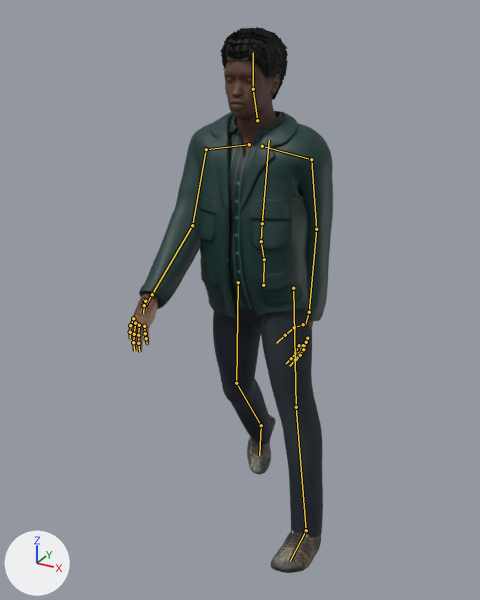
Renders of the glTF model public/models/characters/protagonist.glb from each side of a commit.
One viewpoint serves both versions: a 50 mm lens placed at (0.968, -1.941, 1.873), pointed at (-0.094, -0.01, 0.908). Every picture has the same lights, and +X, +Y and +Z are marked at lower left. The first picture is the older version. Both versions are drawn at frame 13 of the action 'sprint'; the numbers are the values there. The bones that change, and the others that lie on the model, are drawn over the model as lines.

The first picture shows 'CharcoalJeansMesh', 'HairShoesMesh', 'SkinEyesMesh', 'TealTechnicalJacketMesh'.
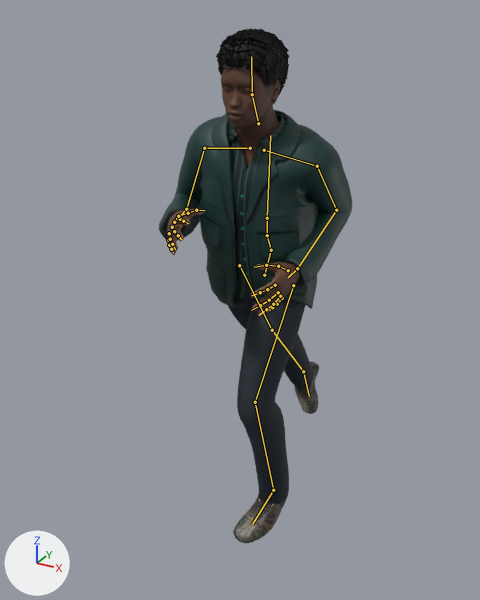
Location of each change, (x1, y1, x2, y2) in pixels of the pictures (480 x 600 px):
'TealTechnicalJacketMesh', posed: before (139, 111, 333, 321); after (159, 110, 352, 309)
'CharcoalJeansMesh', posed: before (213, 308, 323, 537); after (228, 297, 313, 504)
'SkinEyesMesh', posed: before (128, 60, 313, 353); after (167, 68, 300, 317)
'HairShoesMesh', posed: before (220, 27, 321, 573); after (216, 28, 319, 543)
bone 'Hips', root to tip: before (263, 285) to (264, 259); after (264, 275) to (271, 250)
bone 'Spine', root to tip: before (264, 259) to (261, 241); after (271, 250) to (267, 235)
bone 'Chest', root to tip: before (261, 241) to (262, 223); after (267, 235) to (267, 218)
bone 'UpperArm_L', root to tip: before (311, 159) to (316, 229); after (317, 166) to (336, 210)
bone 'LowerArm_L', root to tip: before (316, 229) to (309, 312); after (336, 210) to (297, 268)
bone 'UpperArm_R', root to tip: before (206, 149) to (192, 225); after (204, 148) to (186, 209)
bone 'LowerArm_R', root to tip: before (192, 225) to (152, 294); after (186, 209) to (174, 222)
bone 'Head', root to tip: before (253, 89) to (253, 52); after (252, 94) to (251, 56)
bone 'UpperLeg_L', root to tip: before (293, 288) to (296, 407); after (293, 285) to (255, 402)
bone 'LowerLeg_L', root to tip: before (296, 407) to (306, 530); after (255, 402) to (273, 490)
bone 'Foot_L', root to tip: before (306, 530) to (290, 561); after (273, 490) to (252, 524)
bone 'UpperLeg_R', root to tip: before (238, 282) to (236, 383); after (239, 265) to (272, 330)
bone 'LowerLeg_R', root to tip: before (236, 383) to (261, 425); after (272, 330) to (303, 371)
bone 'Foot_R', root to tip: before (261, 425) to (259, 455); after (303, 371) to (309, 396)

The edits, one by one:
Bone 'Hips' (bone_hips) moves from (0.0, 0.0, 0.0) to (0.003, 0.036, 0.013).
Bone 'Hips' (bone_hips) turns from (10, -2, 5) to (7, 1, -9) degrees about its own x, y and z.
Bone 'Spine' (bone_spine) turns from (-5, 0, -2) to (13, 5, 8) degrees about its own x, y and z.
Bone 'Chest' (bone_chest) turns from (-6, 0, -3) to (-7, 2, -5) degrees about its own x, y and z.
Bone 'UpperArm_L' (bone_upperarm_l) turns from (-19, 0, -41) to (-34, 10, -41) degrees about its own x, y and z.
Bone 'LowerArm_L' (bone_lowerarm_l) turns from (-16, 0, 0) to (62, -2, 4) degrees about its own x, y and z.
Bone 'UpperArm_R' (bone_upperarm_r) turns from (19, 0, 41) to (-1, -19, 20) degrees about its own x, y and z.
Bone 'LowerArm_R' (bone_lowerarm_r) turns from (-16, 0, 0) to (72, 3, -4) degrees about its own x, y and z.
Bone 'Head' (bone_head) turns from (1, 0, 1) to (-7, -1, 2) degrees about its own x, y and z.
Bone 'UpperLeg_L' (bone_upperleg_l) turns from (-19, 0, 10) to (-36, -2, 20) degrees about its own x, y and z.
Bone 'LowerLeg_L' (bone_lowerleg_l) turns from (-2, 0, 0) to (44, 3, -7) degrees about its own x, y and z.
Bone 'Foot_L' (bone_foot_l) turns from (-8, 0, 1) to (8, -5, 21) degrees about its own x, y and z.
Bone 'UpperLeg_R' (bone_upperleg_r) turns from (-6, 0, -2) to (34, -1, 1) degrees about its own x, y and z.
Bone 'LowerLeg_R' (bone_lowerleg_r) turns from (31, -4, -2) to (2, 0, 0) degrees about its own x, y and z.
Bone 'Foot_R' (bone_foot_r) turns from (18, 0, -1) to (36, 11, -2) degrees about its own x, y and z.
